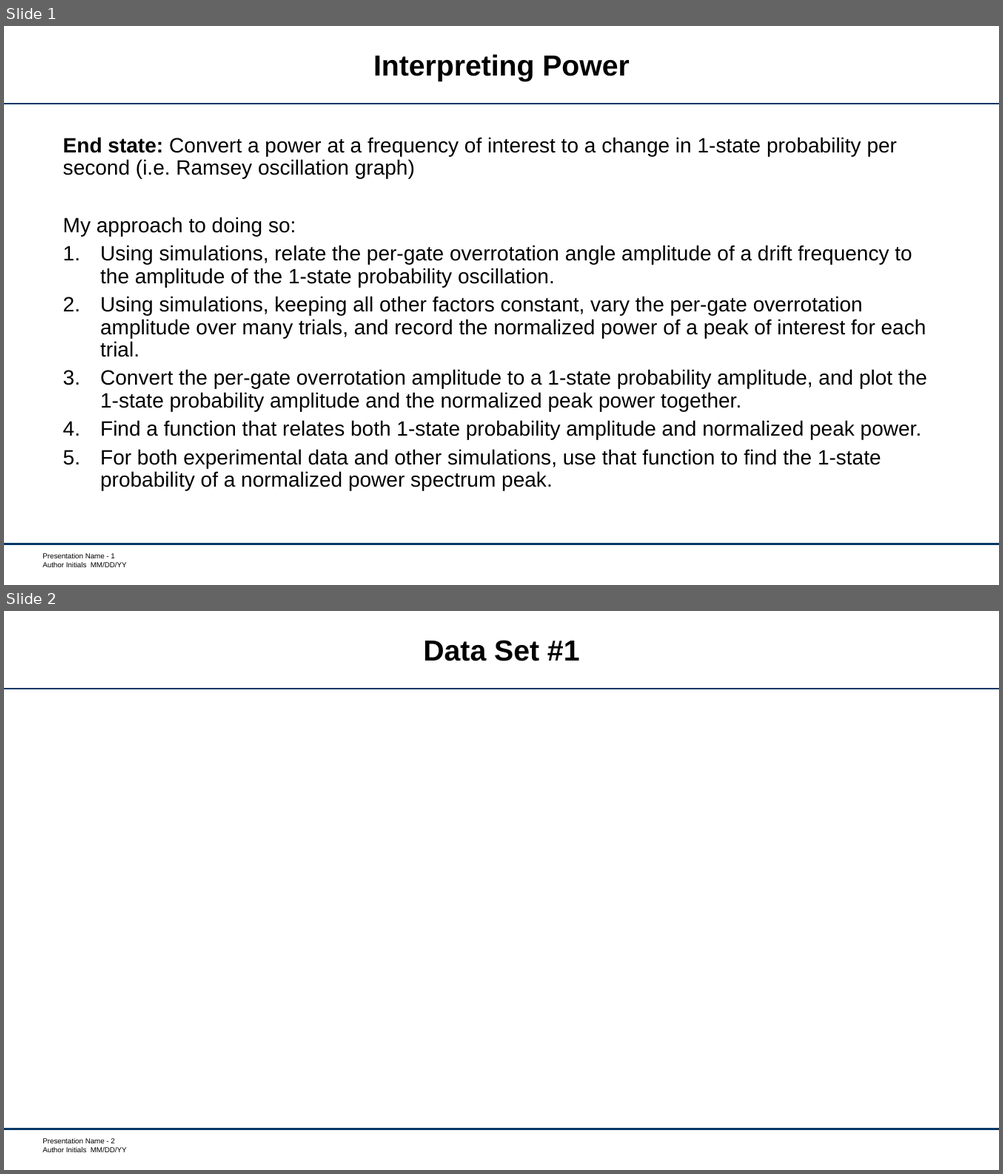
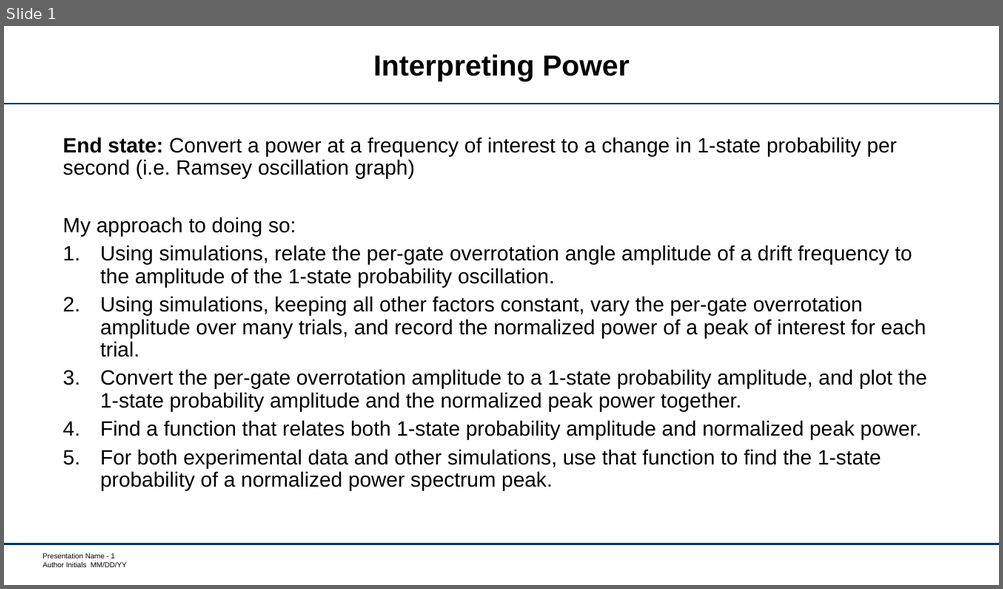
Before and after one commit to garretts-hub/GST_Work, a slide deck: 2018_09_04DriftUpdate.pptx. Shown one above the other, each under a label of ours: slides 1 and 2 before the commit, slide 1 after it. The pictures are 1003x1174 and 1003x589 pixels, drawn with LibreOffice and Linux fonts; fonts in the diff are those of the drawing; background and template pictures are left out. Boxes give left, top, right and bottom in pixels: in the first picture for what was removed or moved away, otherwise in the second. Text is boxed around its words. In the diff, an @@ line names an element or a change of style, - is before the commit and + after.

```diff
--- a/2018_09_04DriftUpdate.pptx
+++ b/2018_09_04DriftUpdate.pptx
@@ slide 2 removed at box(4, 611, 999, 1170), background #FFFFFF; not listed: 3 template elements that a slide beside it also shows @@
@@ title removed at box(423, 640, 580, 661) @@
-Data Set #1
```
Also in this commit, not shown: 7 slides added, 1 other slide removed, 8 other files.
